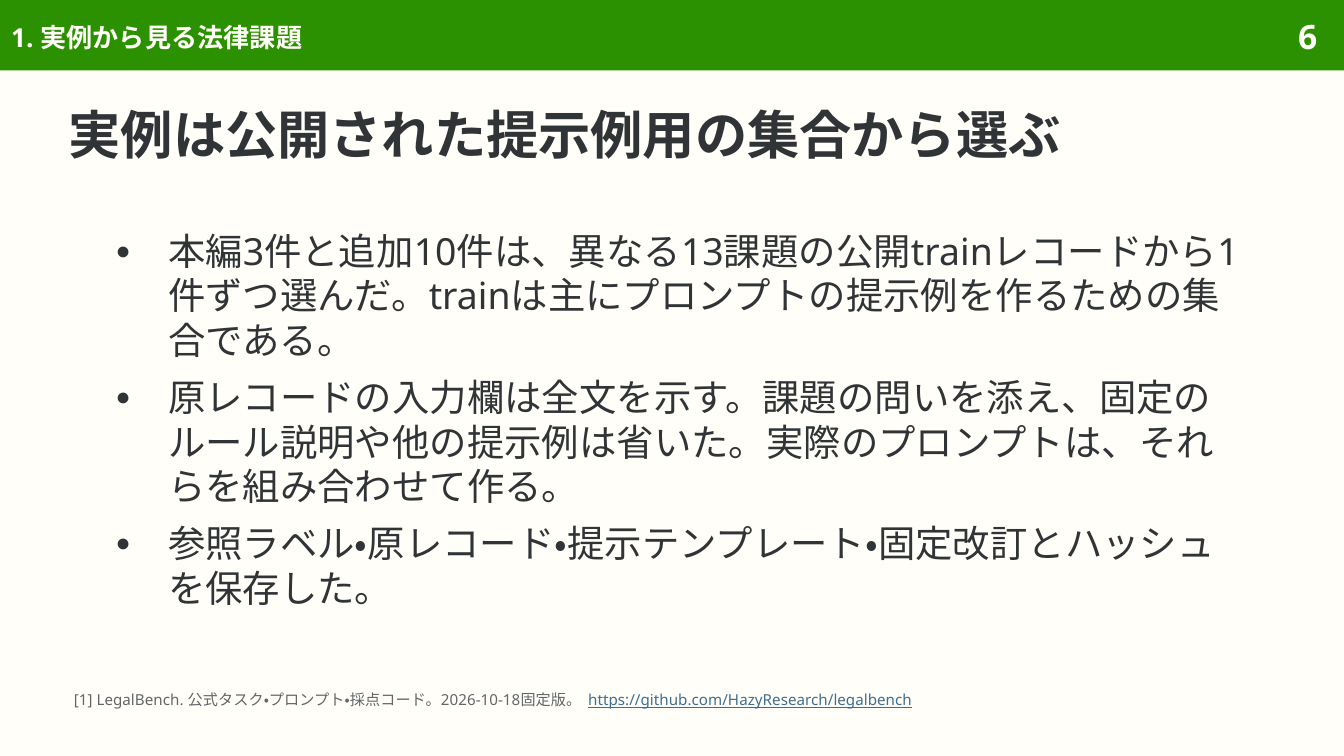
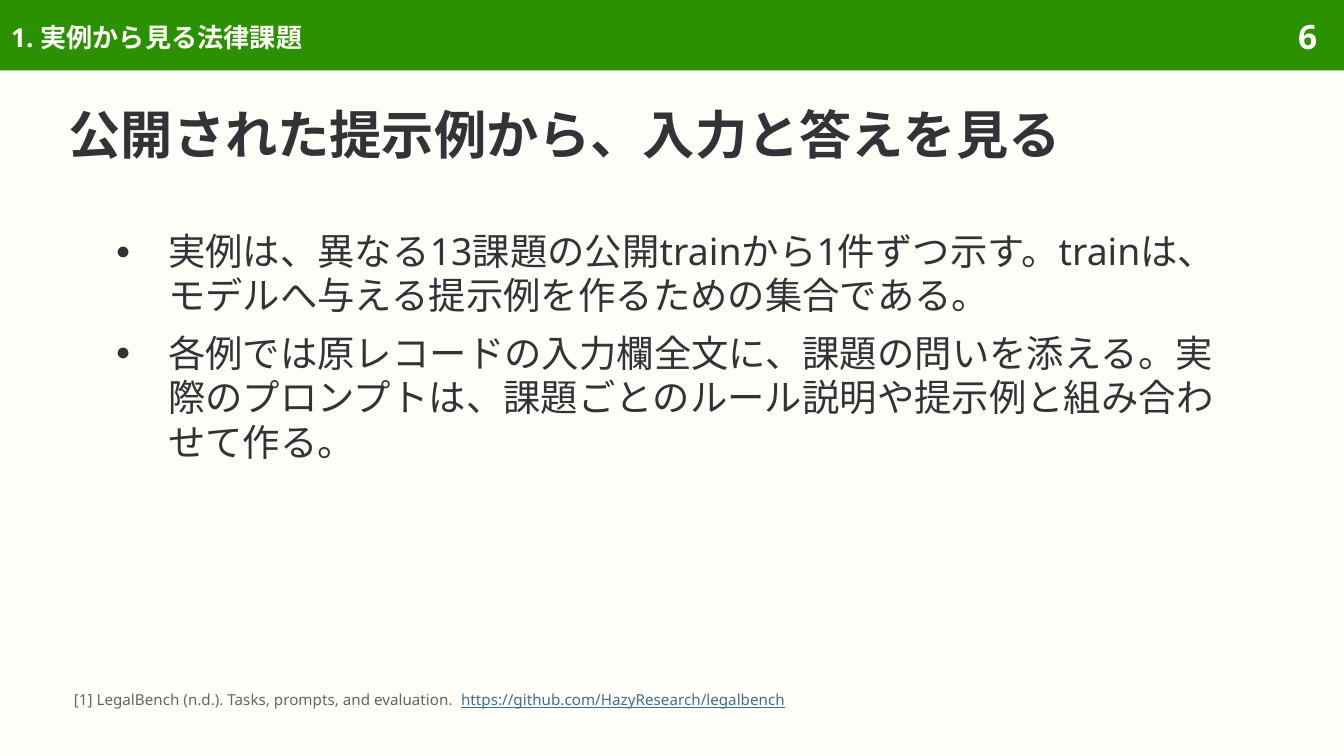
Before and after one commit to sasakiy84/datasets-in-10-minutes, a slide deck: slide 6 of slides/datasets-in-10-minutes-legalbench.pptx. Drawn at 1344x756 pixels with LibreOffice and Linux fonts; fonts in the diff are those of the drawing. Boxes give left, top, right and bottom in pixels: in the first picture for what was removed or moved away, otherwise in the second. Text is boxed around its words. In the diff, an @@ line names an element or a change of style, - is before the commit and + after.

Commit message:
Rebuild LegalBench slides around legal tasks and original evaluation

```diff
--- a/slides/datasets-in-10-minutes-legalbench.pptx
+++ b/slides/datasets-in-10-minutes-legalbench.pptx
@@ title at (69,109,1061,159): text changed @@
-実例は公開された提示例用の集合から選ぶ
+公開された提示例から、入力と答えを見る
@@ text at (168,233,1215,459): text changed @@
-● 本編3件と追加10件は、異なる13課題の公開trainレコードから1件ずつ選んだ。trainは主にプロンプトの提示例を作るための集合である。
-● 原レコードの入力欄は全文を示す。課題の問いを添え、固定のルール説明や他の提示例は省いた。実際のプロンプトは、それらを組み合わせて作る。
-● 参照ラベル・原レコード・提示テンプレート・固定改訂とハッシュを保存した。
+● 実例は、異なる13課題の公開trainから1件ずつ示す。trainは、モデルへ与える提示例を作るための集合である。
+● 各例では原レコードの入力欄全文に、課題の問いを添える。実際のプロンプトは、課題ごとのルール説明や提示例と組み合わせて作る。
@@ text at (74,693,785,709): text changed @@
-[1] LegalBench. 公式タスク・プロンプト・採点コード。2026-10-18固定版。 https://github.com/HazyResearch/legalbench
+[1] LegalBench (n.d.). Tasks, prompts, and evaluation. https://github.com/HazyResearch/legalbench
```
Also in this commit, not shown: 48 other slides changed, 30 slides removed, 43 other files.
